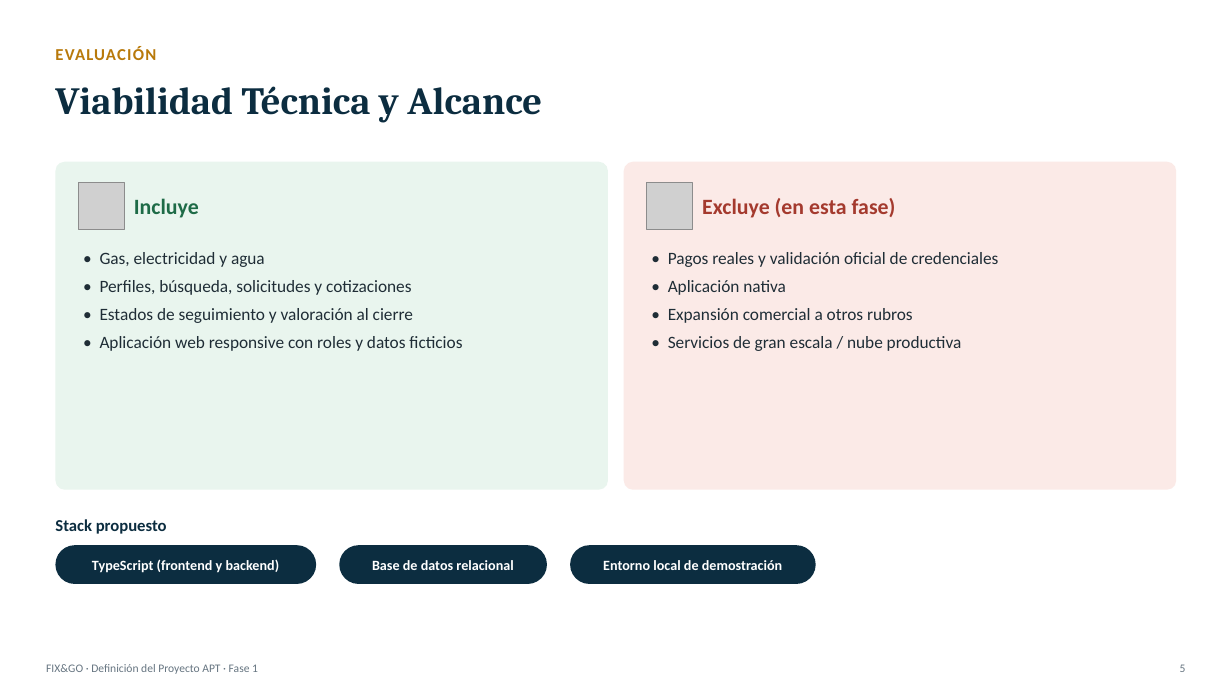
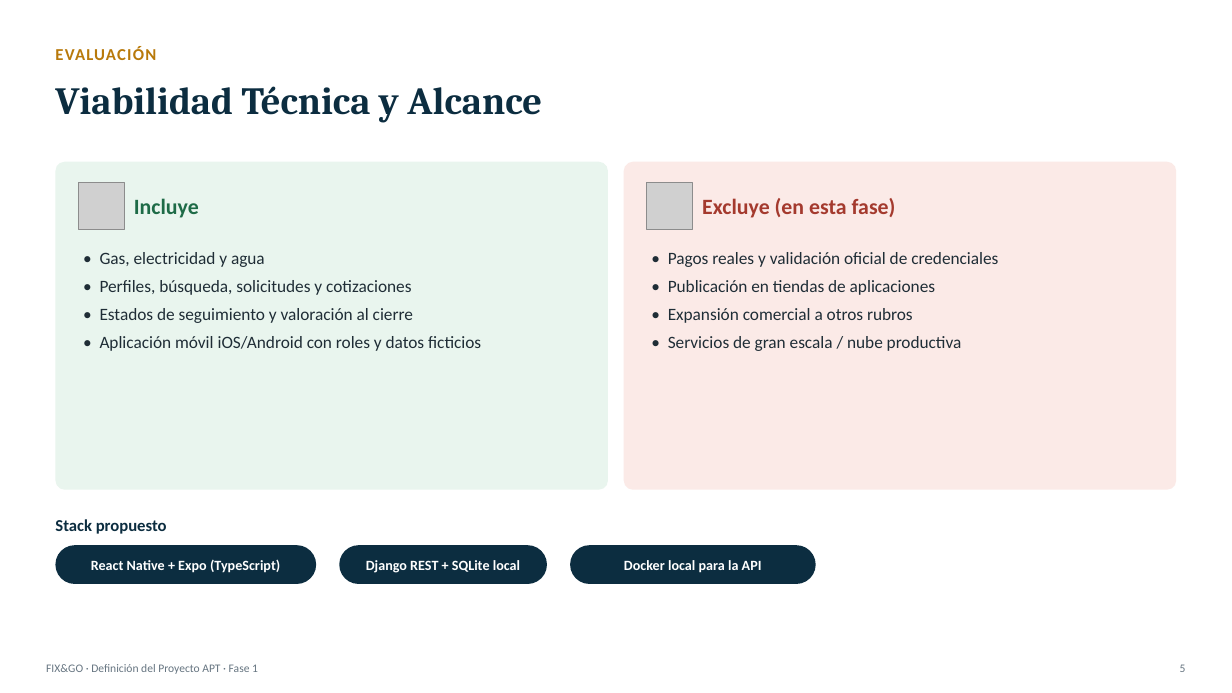
Before and after one commit to 898benja/005d_Capstone_EQUIPO_10, a slide deck: slide 5 of FASE 1/EVIDENCIAS_GRUPALES/Presentación Proyecto.pptx. Drawn at 1232x693 pixels with LibreOffice and Linux fonts; fonts in the diff are those of the drawing; grey boxes stand for pictures. Boxes give left, top, right and bottom in pixels: in the first picture for what was removed or moved away, otherwise in the second. Text is boxed around its words. In the diff, an @@ line names an element or a change of style, - is before the commit and + after.

```diff
--- a/FASE 1/EVIDENCIAS_GRUPALES/Presentación Proyecto.pptx
+++ b/FASE 1/EVIDENCIAS_GRUPALES/Presentación Proyecto.pptx
@@ text at [668,280,935,295]: text changed @@
-• Aplicación nativa
+• Publicación en tiendas de aplicaciones
@@ text at [100,336,481,351]: text changed @@
-• Aplicación web responsive con roles y datos ficticios
+• Aplicación móvil iOS/Android con roles y datos ficticios
@@ text at [91,559,280,573]: text changed @@
-TypeScript (frontend y backend)
+React Native + Expo (TypeScript)
@@ text at [366,560,520,573]: text changed @@
-Base de datos relacional
+Django REST + SQLite local
@@ text at [624,560,762,573]: text changed @@
-Entorno local de demostración
+Docker local para la API
```
Also in this commit, not shown: 3 other slides changed, 8 other files.
